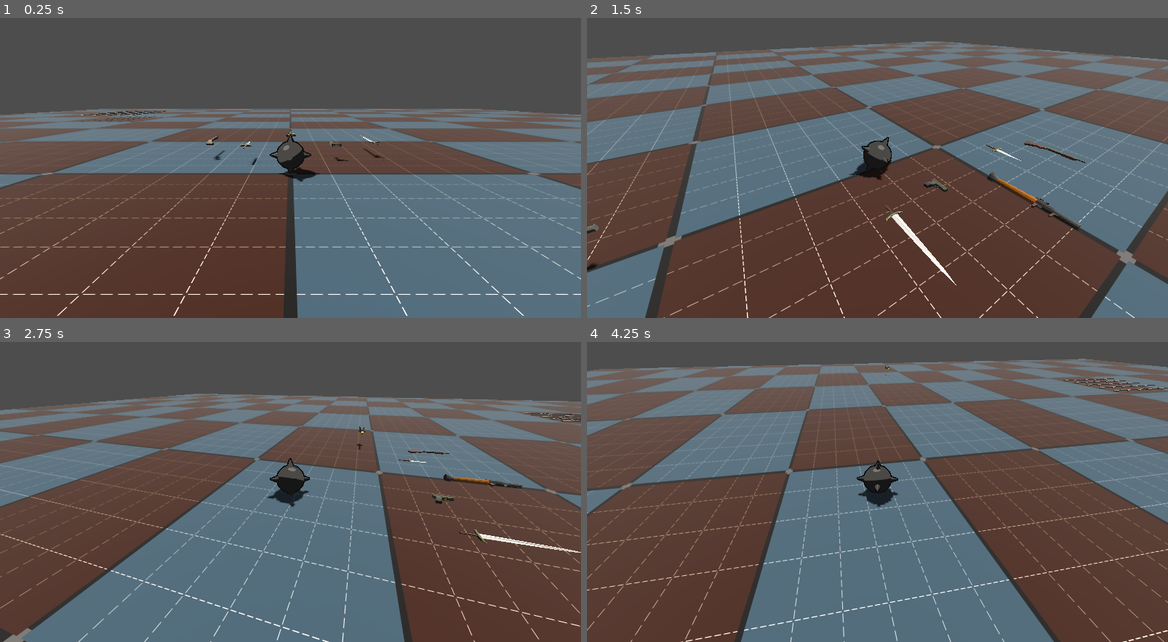
Above: before the commit, frames 1-4 (two rows, left to right).
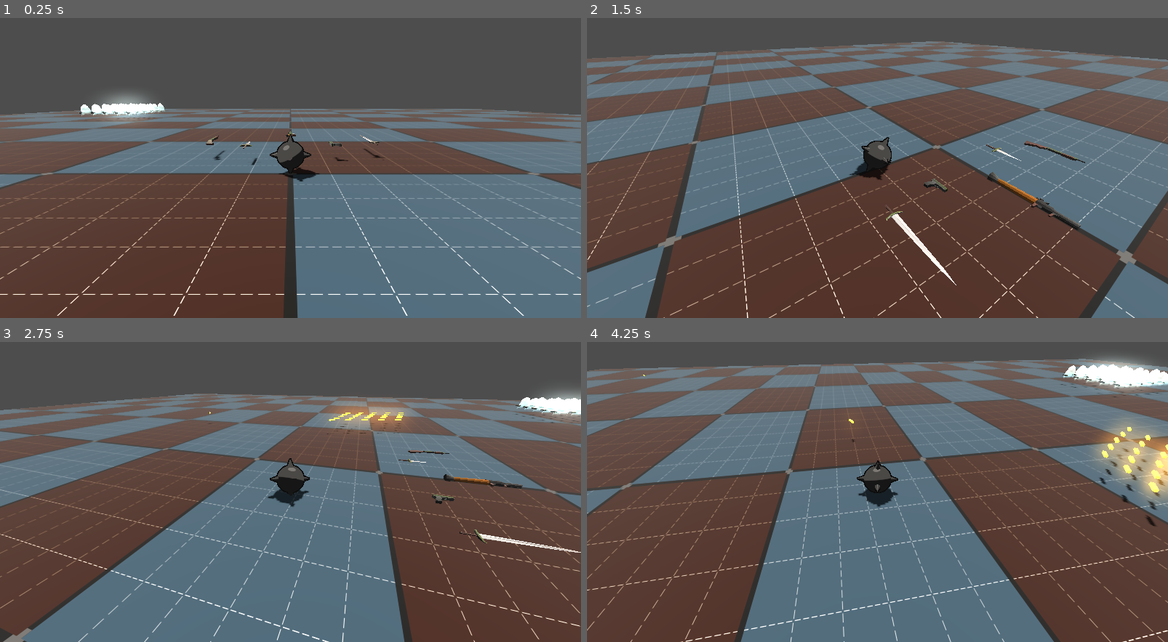
Above: after the commit, the same moments.

Repository: erikringwalters/pirate-jam-16-prototype
Game: Godot game, scene res://scenes/main.tscn
Same seed, same stepped clock (60 frames per second), same inputs: the game is played once before the commit and once after it.
Inputs (mouse positions are in pixels of both pictures, inside the frame that each line leads up to):
- Up to frame 1 (0.25 s): no input
- Up to frame 2 (1.5 s): move the mouse to (1005, 138) at 0.52 s; press the mouse at (1005, 138) at 0.53 s; hold D (move_right) 0.53-1.28 s; move the mouse to (848, 156) at 1.27 s; release the mouse at (848, 156) at 1.28 s; hold W (move_up) from 1.28 s (still down); click (848, 156) at 1.35 s
- Up to frame 3 (2.75 s): keep holding W (move_up); move the mouse to (302, 474) at 2.02 s; press the mouse at (302, 474) at 2.03 s
- Up to frame 4 (4.25 s): keep holding W (move_up); move the mouse to (871, 483) at 2.77 s; release the mouse at (871, 483) at 2.78 s; click (871, 483) at 2.85 s; move the mouse to (918, 483) at 3.52 s; press the mouse at (918, 483) at 3.53 s

The runs differ from the first frame. In frame 1, 0.9% of the frame differs, in the area x 13-29%, y 25-35%; in frame 2, less than 0.1%; in frame 3, 1.8%; in frame 4, 3.9%, in the area x 9-100%, y 4-62%.

Commit message:
multi-thread support + pickup hitbox fix

Diff:
--- a/project.godot
+++ b/project.godot
@@ -92,6 +92,7 @@
 3d_physics/layer_1="common"
 3d_physics/layer_2="camera"
 3d_physics/layer_3="pickup"
+3d_physics/layer_4="enemy_movement"
 3d_physics/layer_7="player_damage"
 3d_physics/layer_8="enemy_damage"
 
--- a/scenes/enemy/enemy.tscn
+++ b/scenes/enemy/enemy.tscn
@@ -24,6 +24,8 @@
 height = 2.1
 
 [node name="Enemy" type="RigidBody3D"]
+collision_layer = 16
+collision_mask = 16
 axis_lock_angular_x = true
 axis_lock_angular_z = true
 script = ExtResource("1_4a83h")
--- a/scenes/main.tscn
+++ b/scenes/main.tscn
@@ -22,7 +22,7 @@
 fog_light_color = Color(0.304462, 0.304462, 0.304462, 1)
 
 [sub_resource type="BoxShape3D" id="BoxShape3D_1bvp3"]
-size = Vector3(100, 1, 100)
+size = Vector3(100, 10, 100)
 
 [sub_resource type="ShaderMaterial" id="ShaderMaterial_lquwl"]
 render_priority = 0
@@ -50,7 +50,7 @@
 
 [sub_resource type="BoxMesh" id="BoxMesh_7mycd"]
 material = SubResource("ShaderMaterial_lquwl")
-size = Vector3(100, 1, 100)
+size = Vector3(100, 10, 100)
 
 [node name="Main" type="Node3D"]
 script = ExtResource("1_ya4ey")
@@ -67,7 +67,9 @@
 script = ExtResource("3_ya4ey")
 
 [node name="Floor" type="StaticBody3D" parent="."]
-transform = Transform3D(1, 0, 0, 0, 1, 0, 0, 0, 1, 0, -0.5, 0)
+transform = Transform3D(1, 0, 0, 0, 1, 0, 0, 0, 1, 0, -5, 0)
+collision_layer = 17
+collision_mask = 17
 physics_material_override = ExtResource("2_ya4ey")
 
 [node name="FloorCollision" type="CollisionShape3D" parent="Floor"]
--- a/scenes/weapons/rocket.tscn
+++ b/scenes/weapons/rocket.tscn
@@ -7,7 +7,7 @@
 size = Vector3(0.2, 2.5, 0.2)
 
 [sub_resource type="BoxShape3D" id="BoxShape3D_2hjgi"]
-size = Vector3(0.25, 2.5, 0.25)
+size = Vector3(0.25, 2, 0.25)
 
 [node name="RocketLauncher_PickupItem" type="RigidBody3D" groups=["GroundCollision", "Pickup"]]
 transform = Transform3D(1, 0, 0, 0, -4.37114e-08, -1, 0, 1, -4.37114e-08, 0, 0, 0)
--- a/scenes/weapons/shotgun.tscn
+++ b/scenes/weapons/shotgun.tscn
@@ -7,7 +7,7 @@
 size = Vector3(0.15, 1.5, 0.1)
 
 [sub_resource type="BoxShape3D" id="BoxShape3D_278ir"]
-size = Vector3(0.2, 1.6, 0.15)
+size = Vector3(0.2, 1.25, 0.15)
 
 [node name="Shotgun_PickupItem" type="RigidBody3D" groups=["GroundCollision", "Pickup"]]
 transform = Transform3D(1, 0, 0, 0, -4.37114e-08, -1, 0, 1, -4.37114e-08, 0, 0, 0)
--- a/scripts/collision_layers.gd
+++ b/scripts/collision_layers.gd
@@ -3,6 +3,7 @@
 const COMMON:int = 1;
 const CAMERA:int = 2;
 const PICKUP:int = 3;
+const ENEMY_MOVEMENT = 4;
 
 const PLAYER_DAMAGE:int = 7;
 const ENEMY_DAMAGE:int = 8;
--- a/scripts/enemy.gd
+++ b/scripts/enemy.gd
@@ -3,6 +3,7 @@
 @export var move_speed = 1.0
 @export var acceleration := 50.0
 @export var max_health := 1000.0
+@export var turn_speed := 0.01
 
 @onready var _weapon_marker = %WeaponMarker
 
@@ -10,7 +11,7 @@
 var weapon:Node3D
 
 func _ready() -> void:
-	weapon_name = "Rocket"
+	weapon_name = "Handgun"
 	weapon = Items.weapons[str(weapon_name)]['weapon_scene'].instantiate()
 	add_child(weapon)
 	weapon.set_weapon_type(weapon_name)
@@ -25,7 +26,7 @@
 		global_transform.origin,
 		get_parent().get_node("Player").global_transform.origin
 	)
-	global_rotation.y = lerp_angle(global_rotation.y, look_direction-1.55, 0.05)
+	global_rotation.y = lerp_angle(global_rotation.y, look_direction-1.55, turn_speed)
 	# Move toward player
 	var move_direction := global_basis.z
 	move_direction.y = 0.0
--- a/scripts/items.gd
+++ b/scripts/items.gd
@@ -1,4 +1,6 @@
 extends Node
+
+var common_base_cooldown := 1.5
 
 #name, file path, base_damage, damage_mult, base_cooldown, cooldown_mult, model_scale
 @onready var weapons : Dictionary = {
@@ -7,7 +9,7 @@
 		"weapon_scene": ResourceLoader.load("res://scenes/weapons/dagger.tscn"),
 		"base_damage": 100.0,
 		"damage_mult": 1.0,
-		"base_cooldown": 0.25,
+		"base_cooldown": common_base_cooldown,
 		"cooldown_mult": 1.0,
 		"model_rotation": 1,
 	},
@@ -16,7 +18,7 @@
 		"weapon_scene": ResourceLoader.load("res://scenes/weapons/sword.tscn"),
 		"base_damage": 100.0,
 		"damage_mult": 1.0,
-		"base_cooldown": 0.25,
+		"base_cooldown": common_base_cooldown,
 		"cooldown_mult": 1.0,
 		"model_rotation": 1,
 	},
@@ -25,7 +27,7 @@
 		"weapon_scene": ResourceLoader.load("res://scenes/weapons/handgun.tscn"),
 		"base_damage": 100.0,
 		"damage_mult": 1.0,
-		"base_cooldown": 0.25,
+		"base_cooldown": common_base_cooldown,
 		"cooldown_mult": 1.0,
 		"model_rotation": 1,
 	},
@@ -34,7 +36,7 @@
 		"weapon_scene": ResourceLoader.load("res://scenes/weapons/shotgun.tscn"),
 		"base_damage": 100.0,
 		"damage_mult": 1.0,
-		"base_cooldown": 0.25,
+		"base_cooldown": common_base_cooldown,
 		"cooldown_mult": 1.0,
 		"model_rotation": 1,
 	},
--- a/scripts/main.gd
+++ b/scripts/main.gd
@@ -15,12 +15,12 @@
 func spawn_wave(n:int) -> void:
 	for i in n:
 		for j in n:
-			#var enemy = enemy_scene.instantiate()
-			#add_child(enemy)
-			var weapon = weapon_scene.instantiate()
-			add_child(weapon)
+			var enemy = enemy_scene.instantiate()
+			add_child(enemy)
+			#var weapon = weapon_scene.instantiate()
+			#add_child(weapon)
 			#enemy.global_transform.origin = Vector3(
-			weapon.global_transform.origin = Vector3(
+			enemy.global_transform.origin = Vector3(
 				i * spread_offset + x_offset,
 				y_offset,
 				j * spread_offset + z_offset
--- a/scripts/player.gd
+++ b/scripts/player.gd
@@ -73,8 +73,8 @@
 	angular_velocity.z = clamp(vel.z, -move_speed, move_speed)
 
 func _on_pickup_body_entered(body: Node3D) -> void:
-	if(body.is_in_group("Pickup")):
-		var collision = body.get_node("RBCollision")
+	var collision = body.get_node_or_null("RBCollision")
+	if(body.is_in_group("Pickup") and collision != null):
 		collision.reparent(self, true)
 		collision.get_node("HitBox").connect("body_entered", Callable(self, "_on_pickup_body_entered"))
 		body.set_deferred("freeze", true)
Not shown, changed: export_presets.cfg
